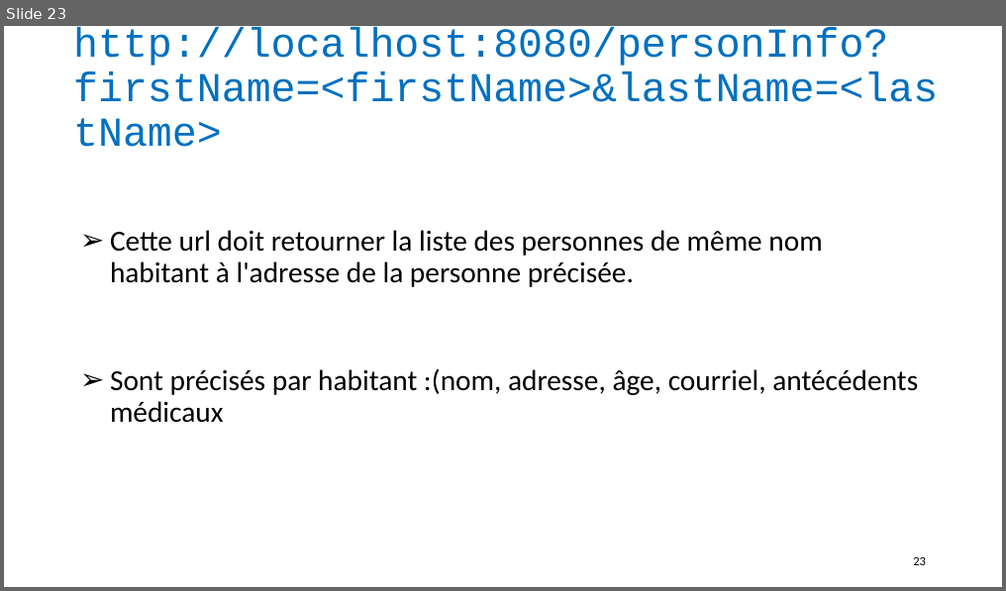
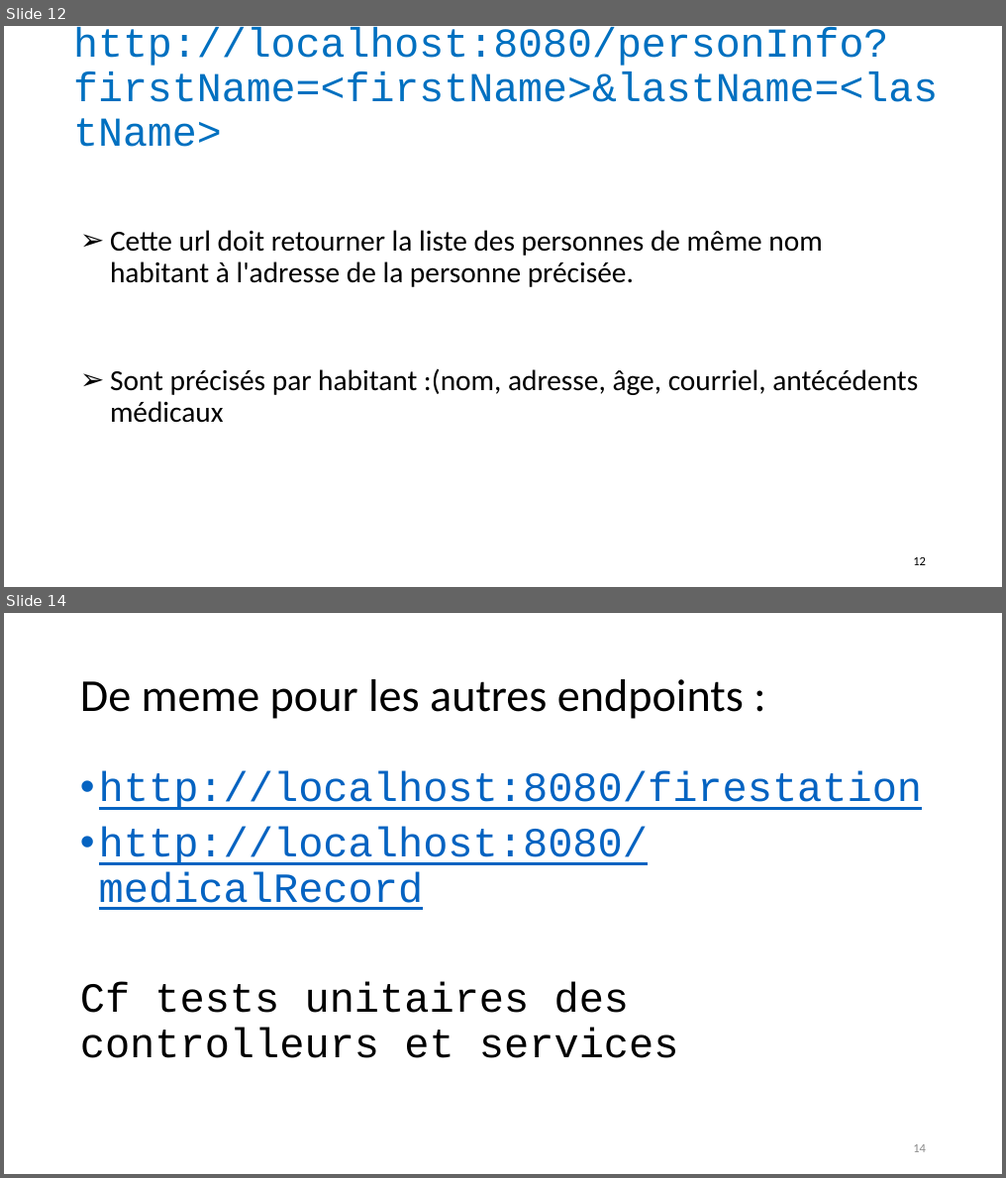
Before and after one commit to andrechico999/https-github.com-emmo78-com.safetynet.alerts, a slide deck: A_Livrables/MOREL_Olivier_4_slides_062022.pptx. Shown one above the other, each under a label of ours: slide 23 before the commit, slides 12 and 14 after it; the slides between them are not shown. The pictures are 1006x591 and 1006x1178 pixels, drawn with LibreOffice and Linux fonts; fonts in the diff are those of the drawing. Boxes give left, top, right and bottom in pixels: in the first picture for what was removed or moved away, otherwise in the second. Text is boxed around its words. In the diff, an @@ line names an element or a change of style, - is before the commit and + after.

```diff
--- a/A_Livrables/MOREL_Olivier_4_slides_062022.pptx
+++ b/A_Livrables/MOREL_Olivier_4_slides_062022.pptx
@@ slide 14 added at bbox=[4, 613, 1002, 1174], background #FFFFFF @@
@@ title added at bbox=[80, 679, 744, 719], 44 pt, text #000000 @@
+De meme pour les autres endpoints :
@@ text added at bbox=[80, 771, 922, 1059], 40 pt, text #0563C1, underline @@
+• http://localhost:8080/firestation
+• http://localhost:8080/medicalRecord
+Cf tests unitaires des controlleurs et services
@@ page number added at bbox=[913, 1145, 926, 1153], 12 pt, text #8C8C8C @@
+14
@@ what was slide 23 is now slide 12 @@
@@ page number at bbox=[913, 558, 926, 566]: text changed @@
-23
+12
```
Also in this commit, not shown: 1 slide changed, 4 other slides added, 13 slides removed, 4 other files.
